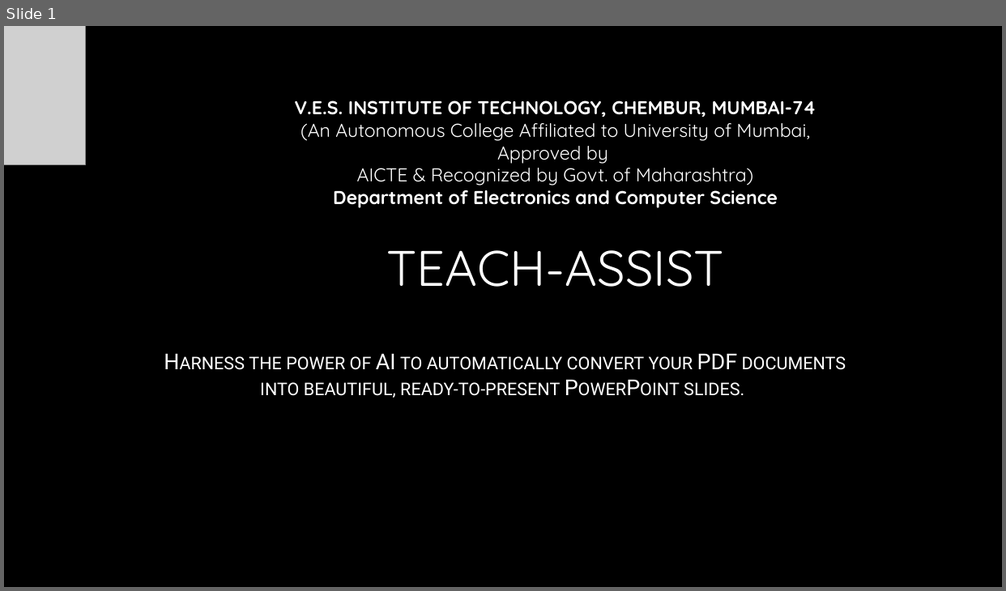
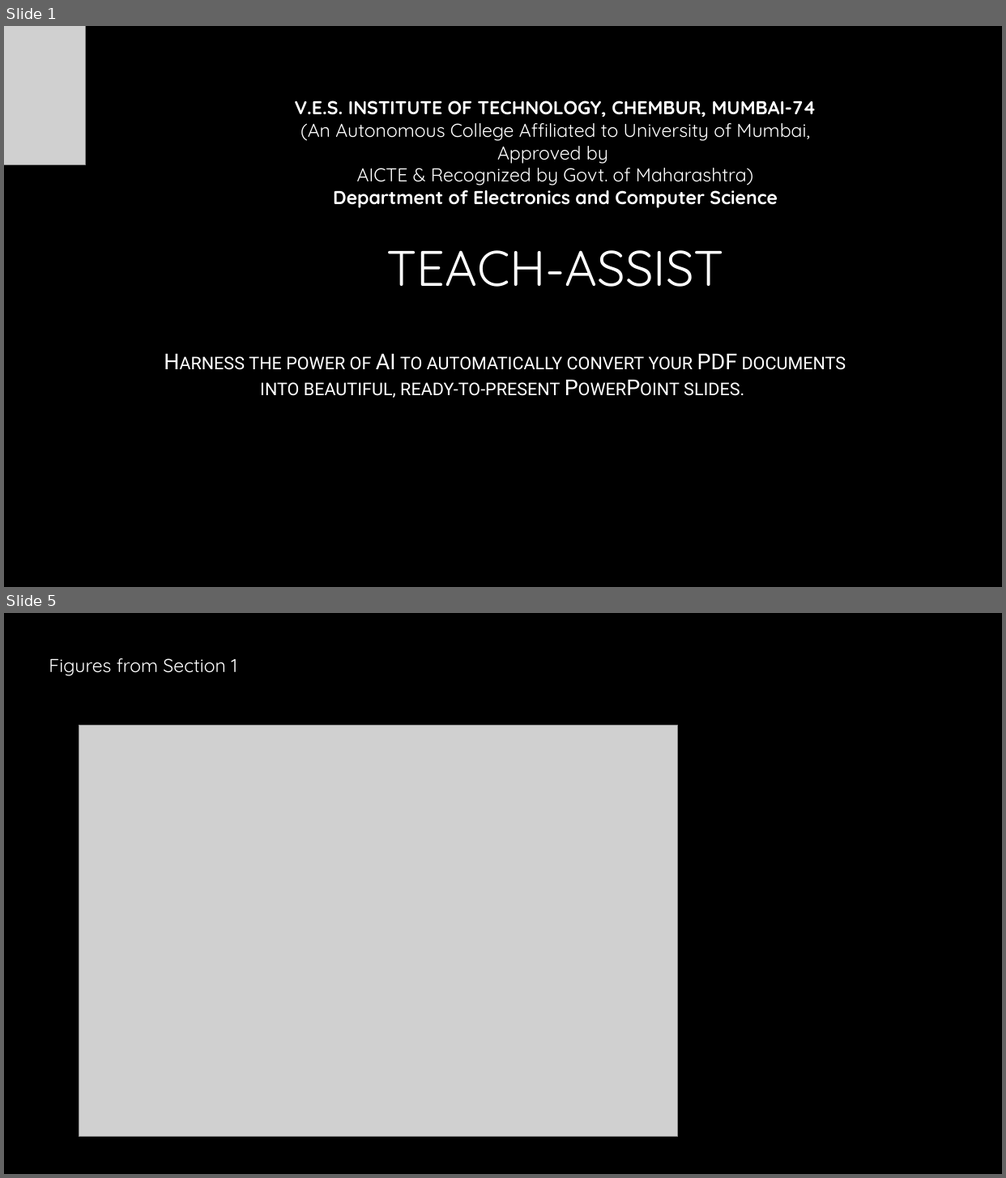
Before and after one commit to AdityaB-11/Pdf_to_presentation_GenAI, a slide deck: output/generated_presentation.pptx. Shown one above the other, each under a label of ours: slide 1 before the commit, slides 1 and 5 after it; the slides between them are not shown. The pictures are 1006x591 and 1006x1178 pixels, drawn with LibreOffice and Linux fonts; fonts in the diff are those of the drawing; grey boxes stand for pictures; background and template pictures are left out. Boxes give left, top, right and bottom in pixels: in the first picture for what was removed or moved away, otherwise in the second. Text is boxed around its words. In the diff, an @@ line names an element or a change of style, - is before the commit and + after.

```diff
--- a/output/generated_presentation.pptx
+++ b/output/generated_presentation.pptx
@@ slide 5 added at box(4, 613, 1002, 1174), background picture (left out) @@
@@ text added at box(49, 658, 237, 676), 18 pt, text #FFFFFF @@
+Figures from Section 1
@@ picture added at box(79, 726, 678, 1137) @@
```
Also in this commit, not shown: 2 slides changed, 11 other slides added, 8 slides removed, 4 other files.
